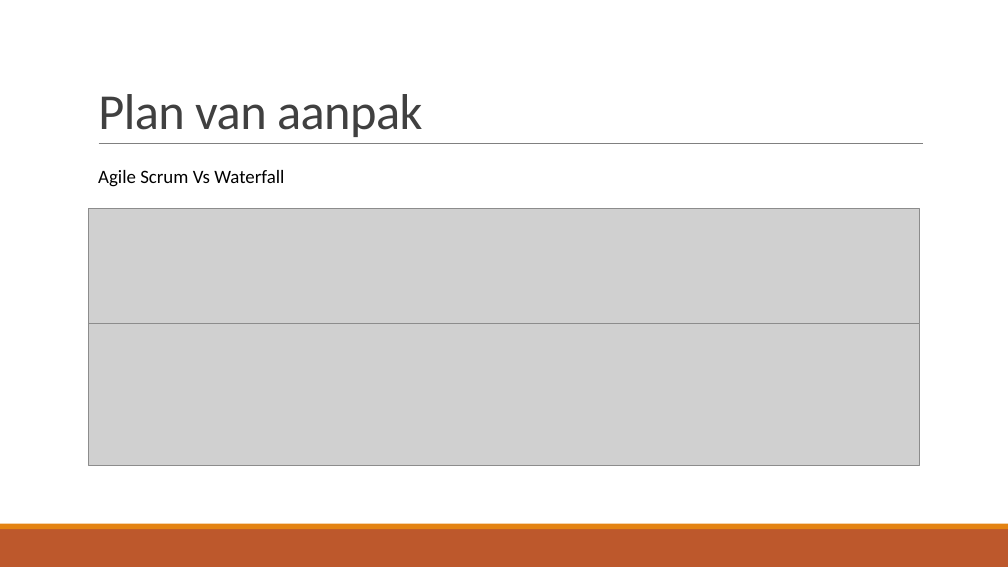
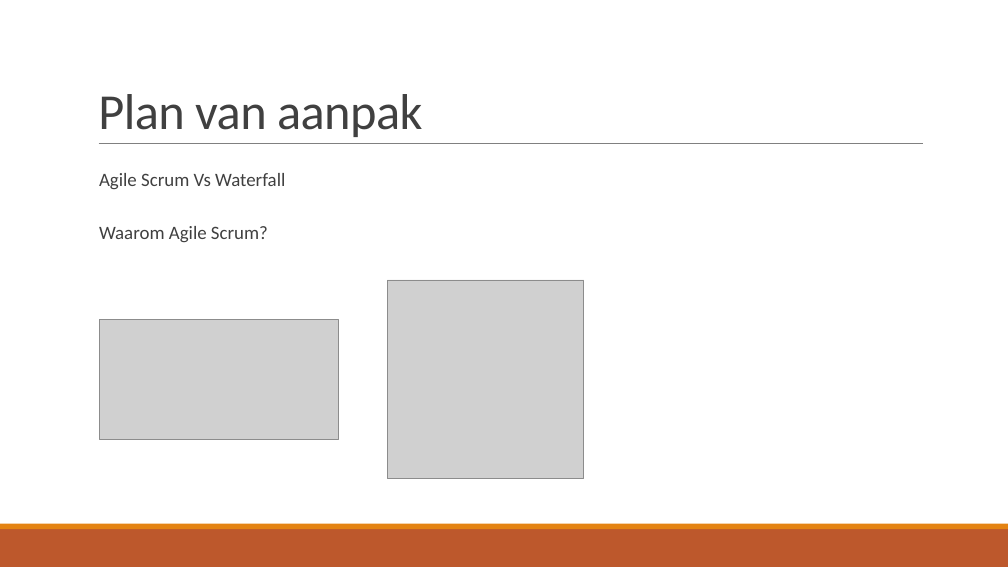
Before and after one commit to JouriTas/Projectwerk-IT-project, a slide deck: slide 6 of Scrum Artifacts/Sprint5/IT-Projectwerk 2022.pptx. Drawn at 1008x567 pixels with LibreOffice and Linux fonts; fonts in the diff are those of the drawing; grey boxes stand for pictures. Boxes give left, top, right and bottom in pixels: in the first picture for what was removed or moved away, otherwise in the second. Text is boxed around its words. In the diff, an @@ line names an element or a change of style, - is before the commit and + after.

```diff
--- a/Scrum Artifacts/Sprint5/IT-Projectwerk 2022.pptx
+++ b/Scrum Artifacts/Sprint5/IT-Projectwerk 2022.pptx
@@ text at bbox=[99, 173, 285, 189]: text colour #000000 to #404040 in "Agile Scrum Vs Waterfall"; line spacing 1 to 0.9; more space between paragraphs @@
@@ picture removed at bbox=[88, 209, 920, 325] @@
@@ text at bbox=[99, 226, 268, 242]: paragraph added @@
+Waarom Agile Scrum?
@@ picture added at bbox=[388, 280, 585, 479] @@
@@ picture removed at bbox=[88, 323, 920, 465] @@
@@ picture added at bbox=[99, 320, 339, 440] @@
```
Also in this commit, not shown: 1 other slide changed, 1 slide added.
